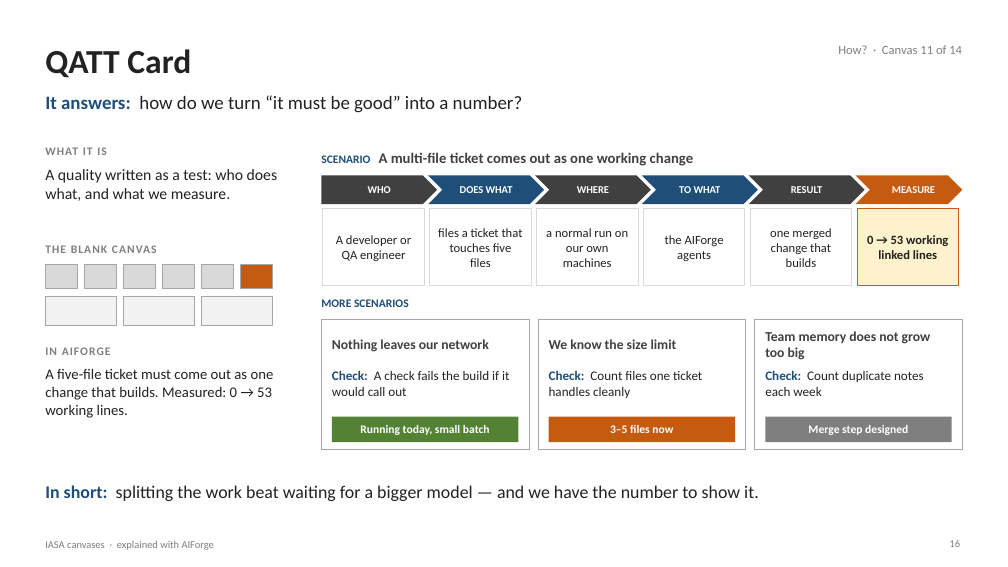
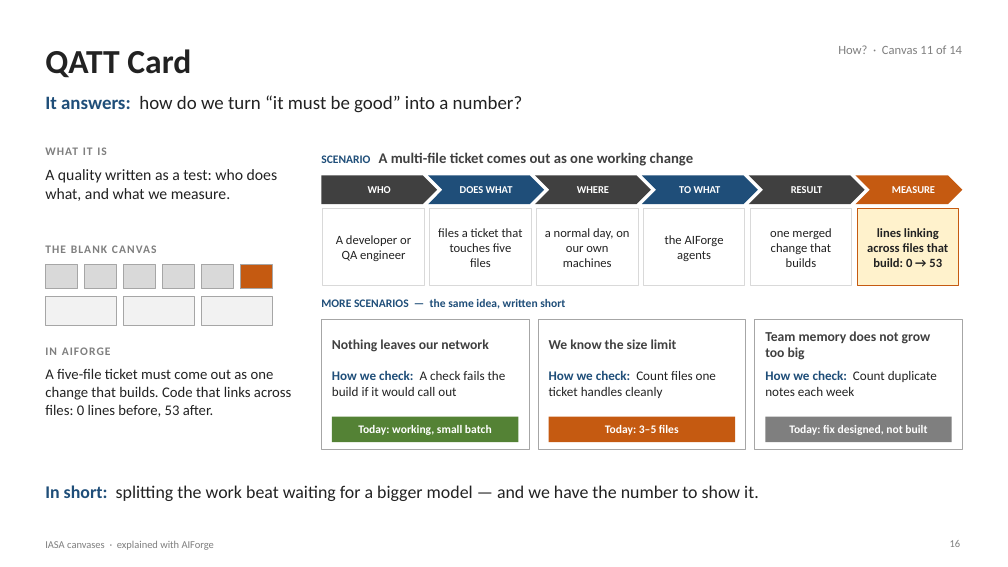
Before and after one commit to Manikanta-Reddy-Pasala/tools, a slide deck: slide 16 of course/iasa-aiforge/IASA-Canvases-with-AIForge.pptx. Drawn at 1008x567 pixels with LibreOffice and Linux fonts; fonts in the diff are those of the drawing. Boxes give left, top, right and bottom in pixels: in the first picture for what was removed or moved away, otherwise in the second. Text is boxed around its words. In the diff, an @@ line names an element or a change of style, - is before the commit and + after.

```diff
--- a/course/iasa-aiforge/IASA-Canvases-with-AIForge.pptx
+++ b/course/iasa-aiforge/IASA-Canvases-with-AIForge.pptx
@@ text at bbox=[545, 228, 629, 267]: text changed @@
-a normal run on our own machines
+a normal day, on our own machines
@@ text at bbox=[867, 228, 949, 267]: text changed @@
-0 → 53 working linked lines
+lines linking across files that build: 0 → 53
@@ text at bbox=[321, 299, 565, 309]: text changed @@
-MORE SCENARIOS
+MORE SCENARIOS — the same idea, written short
@@ text at bbox=[45, 368, 291, 417]: text changed @@
-A five-file ticket must come out as one change that builds. Measured: 0 → 53 working lines.
+A five-file ticket must come out as one change that builds. Code that links across files: 0 lines before, 53 after.
@@ text at bbox=[332, 370, 506, 396]: text changed @@
-Check: A check fails the build if it would call out
+How we check: A check fails the build if it would call out
@@ text at bbox=[549, 370, 716, 398]: text changed @@
-Check: Count files one ticket handles cleanly
+How we check: Count files one ticket handles cleanly
@@ text at bbox=[765, 370, 937, 396]: text changed @@
-Check: Count duplicate notes each week
+How we check: Count duplicate notes each week
@@ text at bbox=[358, 425, 492, 435]: text changed @@
-Running today, small batch
+Today: working, small batch
@@ text at bbox=[605, 425, 679, 435]: text changed @@
-3–5 files now
+Today: 3–5 files
@@ text at bbox=[789, 425, 927, 435]: text changed @@
-Merge step designed
+Today: fix designed, not built
```
Also in this commit, not shown: 11 other slides changed, 2 other files.
